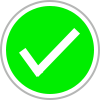
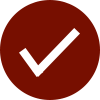
Comparing the layer stacks of the two 100x100 images. Changes:
painted on "Border" over [0, 0, 100, 100]
